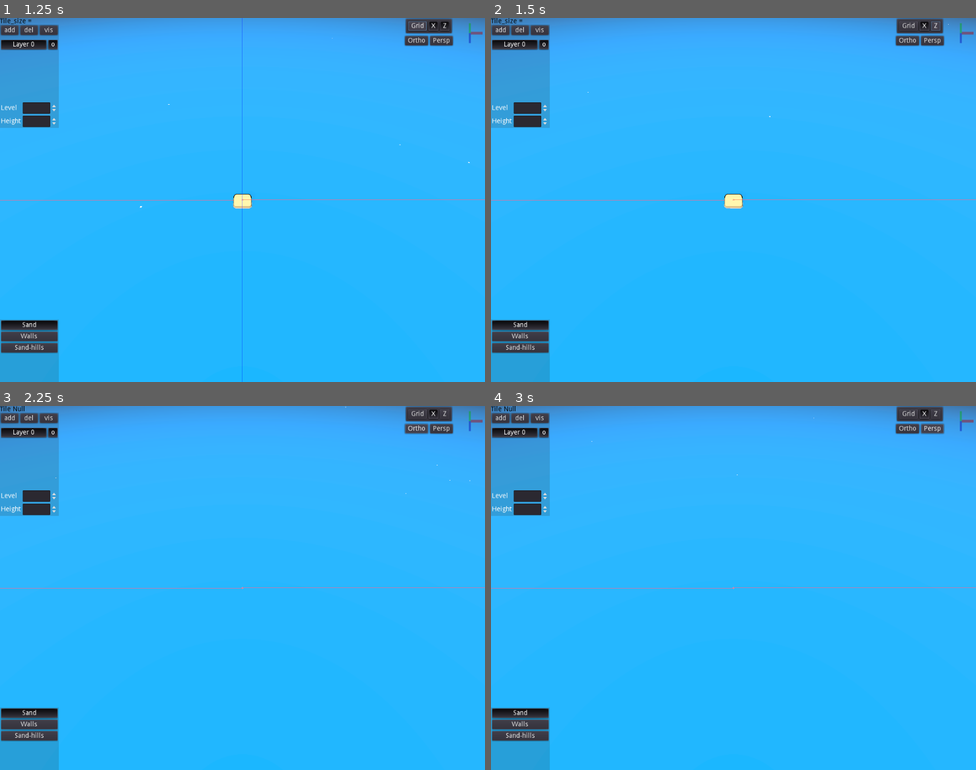
Above: before the commit, frames 1-4 (two rows, left to right).
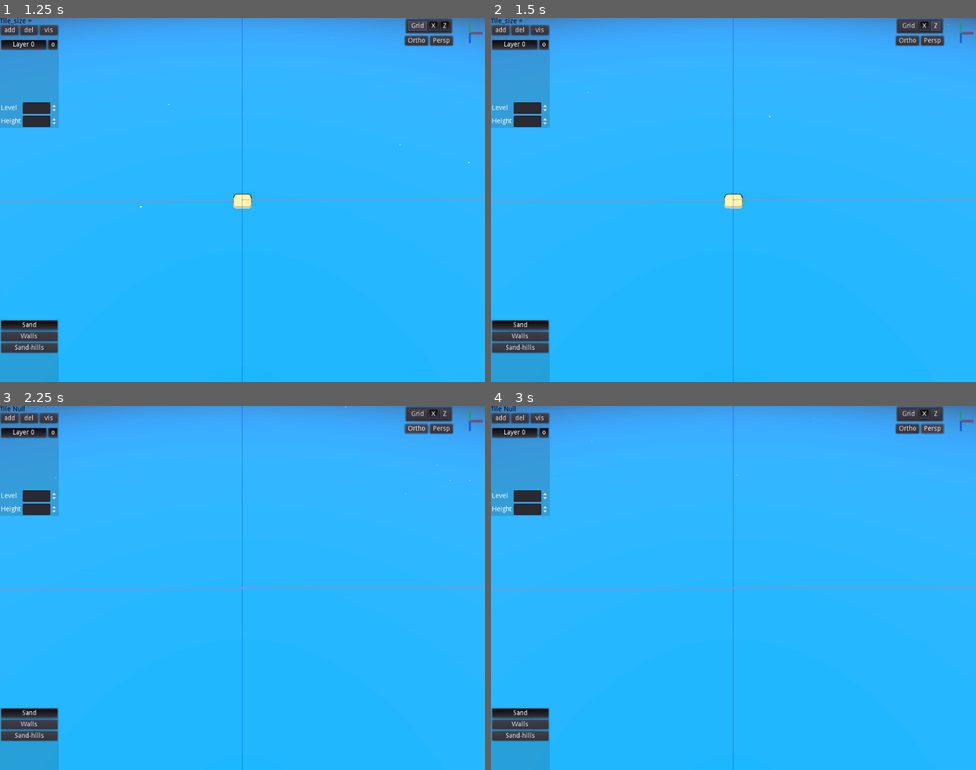
Above: after the commit, the same moments.

Repository: erlend-sh/good-south
Game: Godot game, scene res://Game.tscn
The game is run twice, just before and just after one commit, with the same random seed, the same clock (stepped at 60 frames per second) and the same inputs.
Inputs:
- Up to frame 1 (1.25 s): click "Grid" at 0.5 s
- Up to frame 2 (1.5 s): click "Z" at 1.25 s
- Up to frame 3 (2.25 s): click "Ortho" at 2 s
- Up to frame 4 (3 s): click "Persp" at 2.75 s

Frame 1 is identical in both runs. In frame 2, 0.1% of the frame differs, in the area x 49-50%, y 0-100%; in frame 3, 0.1%; in frame 4, 0.1%.

Commit message:
fixed drawing and erasing for tilemap borders

Diff:
--- a/Game.tscn
+++ b/Game.tscn
@@ -45,6 +45,7 @@
 shadow_atlas_size = 1
 
 [node name="Tilemap" parent="VC/VP" instance=ExtResource( 4 )]
+height = 1.0
 
 [node name="TopRight" type="HBoxContainer" parent="."]
 margin_left = 855.0
@@ -317,7 +318,6 @@
 
 [connection signal="toggled" from="TopRight/VBox/GridPanel/HBox/Grid" to="VC/VP/Tilemap" method="_on_Grid_toggled"]
 [connection signal="toggled" from="TopRight/VBox/GridPanel/HBox/X" to="VC/VP/Tilemap" method="_on_axis_toggle" binds= [ 0 ]]
-[connection signal="toggled" from="TopRight/VBox/GridPanel/HBox/Z" to="VC/VP/Tilemap" method="_on_axis_toggle" binds= [ 1 ]]
 [connection signal="pressed" from="Left/LayersPanel/VBox/Header/Add" to="." method="_on_add_layer_pressed"]
 [connection signal="pressed" from="Left/LayersPanel/VBox/Header/Del" to="." method="_on_del_layer_pressed"]
 [connection signal="pressed" from="Left/LayersPanel/VBox/Header/Vis" to="." method="_on_layers_visibility_pressed"]
--- a/src/scripts/tilemap.gd
+++ b/src/scripts/tilemap.gd
@@ -298,6 +298,7 @@
 	return _data
 #END
 
+
 func _input(event: InputEvent) -> void:
 	if Input.is_action_just_pressed('shift'):
 		shift_pr = true
@@ -320,6 +321,7 @@
 			else:
 				if is_draw:
 					is_draw = false
+					restore_backup()
 					#draw_tile(tile_pos, cur_layer, cur_tile_name)
 		if event.button_index == BUTTON_RIGHT && (can_draw && !is_draw):
 			if event.is_pressed():
@@ -328,11 +330,13 @@
 						is_erase = true
 						_on_right_pressed()
 			else:
-				is_erase = false
-				if layer_is_visible():
-					clean_backup()
-					update_ind()
-					backup(tile_pos, cur_tile_name, true)
+				if is_erase:
+					is_erase = false
+					if layer_is_visible():
+						clean_backup()
+						update_ind()
+						if tile_ind.visible:
+							backup(tile_pos, cur_tile_name, true)
 
 		if event.button_index == BUTTON_MIDDLE:
 			if event.is_pressed() && (!is_draw && !is_erase):
@@ -387,33 +391,7 @@
 		backup()
 #END
 
-func _on_update(delta : float):
-	var mouse = get_parent().get_mouse_position()
-	var from = cam.project_ray_origin(mouse)
-	var to = from + cam.project_ray_normal(mouse) * ray_length
-	ray.cast_to = to
-	ray.translation = from
-	if can_draw:
-		if ray.is_colliding() && (!is_rot && !is_pan):
-			var _pos = ray.get_collision_point().floor()
-			_pos.y = level * height
-			_pos.x += 0.5
-			_pos.z += 0.5
-			tile_ind.translation = _pos
-			tile_pos = _pos + Vector3(_size/2 - 0.5, 0, _size/2 - 0.5)
-			tile_label.text = 'Tile %s' % tile_pos
-			if !tile_ind.visible:
-				tile_ind.show()
-				last_pos = tile_pos
-		else:
-			tile_ind.hide()
-			tile_label.text = 'Tile Null'
-			clean_backup()
-	#ON tile mouse enter
-	if last_pos != tile_pos:
-		_on_tile_mouse_enter()
-		last_pos = tile_pos
-#END
+
 
 func backup(_tile_pos:= tile_pos, _tile_name:= cur_tile_name, _inc_ind:= false):
 	for i in 4:
@@ -524,6 +502,71 @@
 	draw_tile(tile_pos, cur_layer,cur_tile_name)
 #END
 
+func _process(delta: float) -> void:
+	if is_motion:
+		_on_update(delta)
+	if cam_gizmo != null:
+		if !_translation.is_equal_approx(cam_gizmo.translation):
+			cam_gizmo.translation += (_translation - cam_gizmo.translation) * 0.6
+		if !_rotation.is_equal_approx(cam_gizmo.rotation_degrees):
+			cam_gizmo.rotation_degrees.y += (_rotation.y - cam_gizmo.rotation_degrees.y) * 0.1
+			cam_gizmo.rotation_degrees.x += (_rotation.x - cam_gizmo.rotation_degrees.x) * 0.1
+			view_gizmo.rotation_degrees = cam_gizmo.rotation_degrees
+#END
+
+func _on_update(delta : float):
+	var mouse = get_parent().get_mouse_position()
+	var from = cam.project_ray_origin(mouse)
+	var to = from + cam.project_ray_normal(mouse) * ray_length
+	ray.cast_to = to
+	ray.translation = from
+	if can_draw:
+		if ray.is_colliding() && (!is_rot && !is_pan):
+			var _pos = ray.get_collision_point().floor()
+			_pos.y = level * height
+			_pos.x += 0.5
+			_pos.z += 0.5
+			tile_ind.translation = _pos
+			tile_pos = _pos + Vector3(_size/2 - 0.5, 0, _size/2 - 0.5)
+			tile_label.text = 'Tile %s' % tile_pos
+			if !tile_ind.visible:
+				tile_ind.show()
+				last_pos = tile_pos
+				if is_draw:
+					print('draw')
+					update_ind()
+					backup(tile_pos, cur_tile_name, true)
+					draw_tile(tile_pos, cur_layer, cur_tile_name)
+					restore_backup()
+				elif is_erase:
+					print('erase')
+					tile_ind.mesh = plane_tile
+					erase_tile(tile_pos)
+					backup(tile_pos, cur_tile_name)
+					#restore_backup()
+				else:
+					print('move')
+					update_ind()
+					backup(tile_pos, cur_tile_name, true)
+		else:
+			if tile_ind.visible:
+				tile_ind.hide()
+				if is_erase:
+					backup(last_pos)
+					#restore_backup()
+					print('erase2')
+				else:
+					restore_backup()
+					backup(last_pos)
+					print('move2')
+
+				tile_label.text = 'Tile Null'
+	#ON tile mouse enter
+	if last_pos != tile_pos:
+		_on_tile_mouse_enter()
+		last_pos = tile_pos
+#END
+
 func _on_tile_mouse_enter() -> void:
 	if layer_is_visible():
 		if is_draw:
@@ -536,18 +579,6 @@
 			update_ind()
 			restore_backup()
 			backup(tile_pos, cur_tile_name, true)
-#END
-
-func _process(delta: float) -> void:
-	if is_motion:
-		_on_update(delta)
-	if cam_gizmo != null:
-		if !_translation.is_equal_approx(cam_gizmo.translation):
-			cam_gizmo.translation += (_translation - cam_gizmo.translation) * 0.6
-		if !_rotation.is_equal_approx(cam_gizmo.rotation_degrees):
-			cam_gizmo.rotation_degrees.y += (_rotation.y - cam_gizmo.rotation_degrees.y) * 0.1
-			cam_gizmo.rotation_degrees.x += (_rotation.x - cam_gizmo.rotation_degrees.x) * 0.1
-			view_gizmo.rotation_degrees = cam_gizmo.rotation_degrees
 #END
 
 func _on_UI_mouse_enter_exit(entered: bool) -> void:
